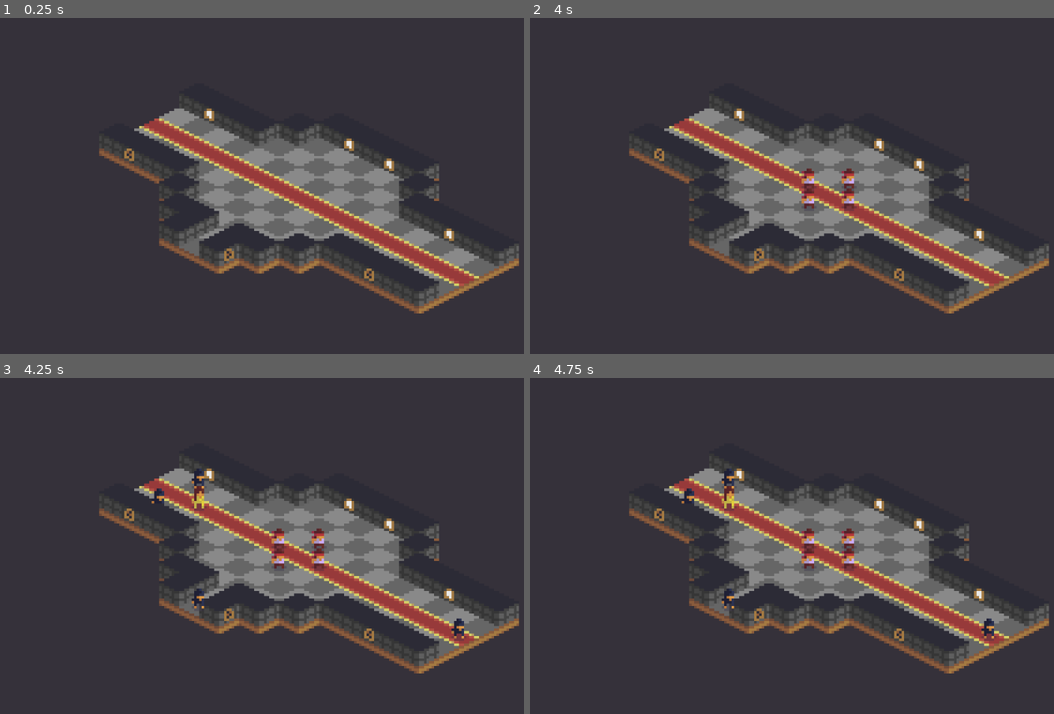
Above: before the commit, frames 1-4 (two rows, left to right).
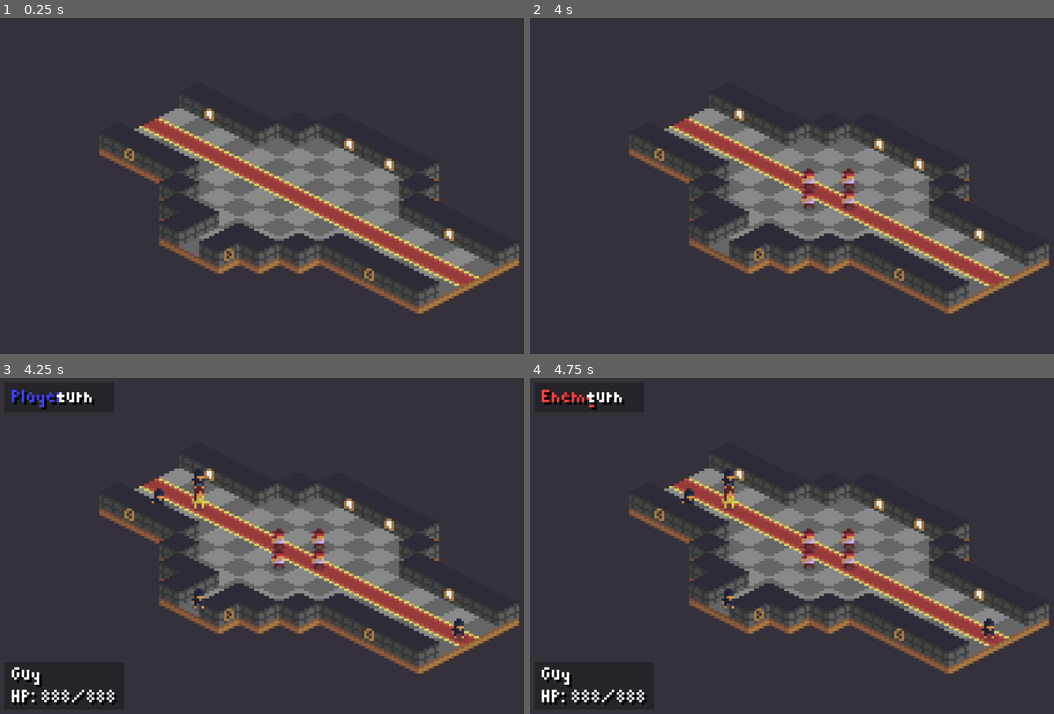
Above: after the commit, the same moments.

Repository: steambap/bit-tactics
Game: Godot game, scene res://scenes/01_castle.tscn
Same seed, same stepped clock (60 frames per second), same inputs: the game is played once before the commit and once after it.
Inputs:
- Up to frame 1 (0.25 s): no input
- Up to frame 2 (4 s): tap Enter (ui_accept) at 0.5, 0.77, 0.8, 1.07, 1.35, 1.52, 1.82, 2.3, 3.02, 3.32 s; hold End (ui_end) 0.53-1.28 s; tap End (ui_end) at 1.55, 2.85 s; hold End (ui_end) 2.03-2.78 s; hold Enter (ui_accept) from 3.53 s (still down)
- Up to frame 3 (4.25 s): keep holding Enter (ui_accept); tap Escape (ui_cancel) at 4.15 s
- Up to frame 4 (4.75 s): release Enter (ui_accept) at 4.28 s; tap End (ui_end) at 4.35 s; tap Enter (ui_accept) at 4.52 s

Frames 1-2 are identical in both runs. In frame 3, 1.1% of the frame differs, in the area x 2-23%, y 3-98%; in frame 4, 1.1%.
Error after the commit: Attempt to call function 'set_text' in base 'null instance' on a null instance. (res://nodes/battle_manager.gd:68)

Commit message:
battle state, not working

Diff:
--- a/actors/actor.gd
+++ b/actors/actor.gd
@@ -36,7 +36,7 @@
 func should_move():
 	return path.size() > 0
 
-func _process(delta):
+func _process(_dt):
 	if isAI && isWaitingForNextStepAI:
 		if nextStepTimerAI <= 0:
 			isWaitingForNextStepAI = false
@@ -212,8 +212,8 @@
 				continue
 
 			#if nothing works, I have to use A* to find out
-			var path = scene.get_mstar().find_path_v(source, pos)
-			if path.size() < 1 || path.size() > move:
+			var pathV = scene.get_mstar().find_path_v(source, pos)
+			if pathV.size() < 1 || pathV.size() > move:
 				continue
 
 			#seems like it's available ;_;
@@ -240,10 +240,10 @@
 
 	for foe in get_foes():
 		var pos = foe.get_map_position()
-		var path = scene.get_mstar().find_path_v(source, pos)
-
-		if path.size() < nearestDistance:
-			nearestDistance = path.size()
+		var pathV = scene.get_mstar().find_path_v(source, pos)
+
+		if pathV.size() < nearestDistance:
+			nearestDistance = pathV.size()
 			nearest = foe
 
 	return nearest
@@ -260,14 +260,14 @@
 	for foe in get_foes():
 		#get its position and find a path to it
 		var pos = foe.get_map_position()
-		var path = scene.get_mstar().find_path_v(source, pos)
+		var pathV = scene.get_mstar().find_path_v(source, pos)
 
 		#if nearest hasn't been set or the distance to THIS guy is lower than the current nearest
-		if path.size() <= distance:
+		if pathV.size() <= distance:
 			#this is the new nearest
 			distance = path.size()
 			nearest = foe
-			n["path"] = path
+			n["path"] = pathV
 			n["actor"] = nearest
 			n["distance"] = distance - 1
 
--- a/cutscenes/move_actor.gd
+++ b/cutscenes/move_actor.gd
@@ -33,7 +33,7 @@
 	manager.content.pop_front()
 	manager.work()
 
-func _process(dt):
+func _process(_dt):
 	if !actorNode.should_move():
 		if shouldWaitArrival:
 			end()
--- a/cutscenes/start_battle.gd
+++ b/cutscenes/start_battle.gd
@@ -5,7 +5,7 @@
 func start(_manager):
 	manager = _manager
 	var Battle = preload("res://nodes/battle_manager.tscn").instance()
-	var battle = manager.scene.add_child(Battle)
+	manager.scene.add_child(Battle)
 
 func end():
 	print(get_name(), " has ended!")
--- a/cutscenes/unhide_actor.gd
+++ b/cutscenes/unhide_actor.gd
@@ -29,7 +29,7 @@
 	manager.content.pop_front()
 	manager.work()
 
-func _process(dt):
+func _process(_dt):
 	var o = _actor.modulate.a
 
 	if o >= 1.0:
--- a/cutscenes/wait.gd
+++ b/cutscenes/wait.gd
@@ -18,7 +18,7 @@
 	manager.work()
 	queue_free()
 
-func _process(dt):
+func _process(_dt):
 	if frames <= 0:
 		end()
 	else:
--- /dev/null
+++ b/nodes/battle_ai.gd
@@ -0,0 +1,66 @@
+extends Node
+var manager
+var friends
+var foes
+var available
+var timer = 30
+var endTimer = 30
+func start():
+	friends = get_friends()
+	available = [] + friends
+	foes = get_foes()
+
+	print("Friends: ", friends.size())
+	print("Foes: ", foes.size())
+
+	make_decision()
+	#set_process(true)
+
+func make_decision():
+	foes = get_foes()
+
+	if foes.size() == 0:
+		set_process(true)
+		endTimer = 30
+		return
+
+	#available = get_available_friends()
+	if available.size() <= 0:
+		set_process(true)
+		endTimer = 30
+		return
+
+	available.back().ai_make_decision(self)
+	available.pop_back()
+
+func _process(_dt):
+	if endTimer <= 0:
+		manager.activate(true)
+		manager.set_turn(0)
+		set_process(false)
+		print("X MARKS THE SPOT ------------------------")
+	else:
+		endTimer -= 1
+
+func get_friends():
+
+	var _f = []
+
+	for actor in manager.scene.get_actors():
+		if actor.group == 1:
+			_f.append(actor)
+
+	return _f
+
+func get_foes():
+
+	var _f = []
+
+	for actor in manager.scene.get_actors():
+		if actor.group != 1:
+			_f.append(actor)
+
+	return _f
+
+func _ready():
+  set_process(false)
--- /dev/null
+++ b/nodes/battle_manager.gd
@@ -0,0 +1,142 @@
+extends Node
+
+onready var scene = get_parent()
+
+var hovered = null
+var active = false
+var turn = 0
+var mstar
+
+var enemyAI
+
+signal has_found_an_actor
+
+func _ready():
+
+	scene.manager = self
+
+	enemyAI = preload("res://nodes/battle_ai.gd").new()
+	enemyAI.manager = self
+	set_turn(0)
+	add_child(enemyAI)
+
+	for a in scene.get_actors():
+		fix_position(a)
+
+	fix_position(get_cursor())
+
+	get_cursor().activate(false)
+
+	$ui/BBBB/turn_panel/turn.set_text(str(get_turn_name(turn)))
+
+	if turn == 0:
+		$ui/BBBB/turn_panel/turn.set("custom_colors/font_color", Color(0.25, 0.25, 1.0, 1.0))
+	else:
+		$ui/BBBB/turn_panel/turn.set("custom_colors/font_color", Color(1.0, 0.25, 0.25, 1.0))
+
+	set_process_input(true)
+
+func set_turn(_turn):
+	for actor in scene.get_actors():
+		actor.set_gray(false)
+		actor.state = 0
+
+	turn = _turn
+	$ui/BBBB/turn_panel/turn.set_text(str(get_turn_name(turn)))
+
+	if turn == 0:
+		$ui/BBBB/turn_panel/turn.set("custom_colors/font_color", Color(0.25, 0.25, 1.0, 1.0))
+	else:
+		$ui/BBBB/turn_panel/turn.set("custom_colors/font_color", Color(1.0, 0.25, 0.25, 1.0))
+
+	print("Turn has changed to ", turn)
+
+	get_cursor().activate(turn == 0)
+
+func get_turn_name(_turn):
+	if _turn == 0:
+		return "Player"
+	else:
+		return "Enemy"
+
+func _input(ev):
+	#print("SD")
+	if ev.is_action_pressed("ui_end"):
+		if turn == 0:
+			set_turn(1)
+			activate(false)
+			get_node("userInterface/BBBB/turnPanel/turn").set_text(str(get_turn_name(turn)))
+
+			if turn == 0:
+				get_node("userInterface/BBBB/turnPanel/turn").set("custom_colors/font_color", Color(0.25, 0.25, 1.0, 1.0))
+			else:
+				get_node("userInterface/BBBB/turnPanel/turn").set("custom_colors/font_color", Color(1.0, 0.25, 0.25, 1.0))
+
+			print("Turn has changed to ", turn)
+
+			enemyAI.start()
+			get_tree().set_input_as_handled()
+
+func get_scene():
+	return scene
+
+func get_cursor():
+	return $cursor
+
+func fix_position(node):
+	var terrain = scene.get_terrain()
+
+	var m = terrain.world_to_map(node.position)
+	var w = terrain.map_to_world(m)
+
+	node.position = w + Vector2(0, terrain.get_cell_size().y * 0.5)
+
+func map_to_world_fixed(position):
+	var terrain = scene.get_terrain()
+	return terrain.map_to_world(position) + Vector2(0, terrain.get_cell_size().y * 0.5)
+
+func _on_cursor_has_moved(sender):
+	if active:
+		print("UUUU")
+
+		var cursorPosM = scene.get_terrain().world_to_map(sender.position)
+
+		for actor in scene.get_actors():
+			var actorPosM = scene.get_terrain().world_to_map(actor.position)
+
+			if cursorPosM == actorPosM:
+				print("The cursor has found an actor!")
+				hovered = actor
+				emit_signal("has_found_an_actor", hovered)
+
+				return
+
+		hovered = null
+		emit_signal("has_found_an_actor", hovered)
+	else:
+		print("AAAA")
+
+func _on_cursor_has_clicked(sender):
+	if active && hovered:
+		if hovered.state == 0:
+			activate(false)
+			sender.activate(false)
+			var _moveState = preload("res://nodes/battle_state_move.tscn").instance()
+			_moveState.actor = hovered
+			add_child(_moveState)
+		elif hovered.state == 1:
+			activate(false)
+			sender.activate(false)
+			var _actState = preload("res://nodes/battle_state_act.tscn").instance()
+			_actState.actor = hovered
+			add_child(_actState)
+
+func activate(enable):
+	print("BattleManager state changed to ", enable, ".")
+	active = enable
+
+func _on_letTheBattle_intro_has_ended():
+	activate(true)
+	get_cursor().set_hidden(false)
+	get_cursor().activate(true)
+	pass # replace with function body
--- a/nodes/battle_manager.tscn
+++ b/nodes/battle_manager.tscn
@@ -1,3 +1,199 @@
-[gd_scene format=2]
+[gd_scene load_steps=9 format=2]
+
+[ext_resource path="res://nodes/battle_manager.gd" type="Script" id=1]
+[ext_resource path="res://fonts/pixelated.ttf" type="DynamicFontData" id=2]
+
+[sub_resource type="GDScript" id=1]
+script/source = "extends Sprite
+
+onready var manager = get_parent()
+var active = true
+
+signal has_moved
+signal has_clicked
+
+func _ready():
+	set_process_input(true)
+	pass
+
+func _input(ev):
+	if active:
+		var terrain = manager.get_scene().get_terrain_collider()
+		var pos = terrain.world_to_map(self.position)
+		var cellSize = terrain.get_cell_size()
+
+		if ev.is_action_pressed(\"ui_right\"):
+			if terrain.get_cellv(pos + Vector2(1, 0)) < 0:
+				translate(Vector2(cellSize.x * 0.5, cellSize.y * 0.5))
+				emit_signal(\"has_moved\", self)
+				get_tree().set_input_as_handled()
+
+		elif ev.is_action_pressed(\"ui_left\"):
+			if terrain.get_cellv(pos - Vector2(1, 0)) < 0:
+				translate(-Vector2(cellSize.x * 0.5, cellSize.y * 0.5))
+				emit_signal(\"has_moved\", self)
+				get_tree().set_input_as_handled()
+
+		elif ev.is_action_pressed(\"ui_down\"):
+			if terrain.get_cellv(pos + Vector2(0, 1)) < 0:
+				translate(Vector2(-cellSize.x * 0.5, cellSize.y * 0.5))
+				emit_signal(\"has_moved\", self)
+				get_tree().set_input_as_handled()
+
+		elif ev.is_action_pressed(\"ui_up\"):
+			if terrain.get_cellv(pos - Vector2(0, 1)) < 0:
+				translate(-Vector2(-cellSize.x * 0.5, cellSize.y * 0.5))
+				emit_signal(\"has_moved\", self)
+				get_tree().set_input_as_handled()
+
+		elif ev.is_action_pressed(\"ui_accept\"):
+			emit_signal(\"has_clicked\", self)
+			get_tree().set_input_as_handled()
+
+func activate(enable):
+	print(\"Cursor state changed to \", enable, \".\")
+	active = enable
+"
+
+[sub_resource type="DynamicFont" id=2]
+size = 8
+font_data = ExtResource( 2 )
+
+[sub_resource type="DynamicFont" id=3]
+size = 8
+font_data = ExtResource( 2 )
+
+[sub_resource type="DynamicFont" id=4]
+size = 8
+font_data = ExtResource( 2 )
+
+[sub_resource type="DynamicFont" id=5]
+size = 8
+font_data = ExtResource( 2 )
+
+[sub_resource type="DynamicFont" id=6]
+size = 8
+font_data = ExtResource( 2 )
 
 [node name="battle" type="Node"]
+script = ExtResource( 1 )
+
+[node name="cursor" type="Sprite" parent="."]
+visible = false
+position = Vector2( 24, 56 )
+z_index = -1
+script = SubResource( 1 )
+
+[node name="ui" type="CanvasLayer" parent="."]
+
+[node name="BEBE" type="Control" parent="ui"]
+rect_scale = Vector2( 4, 4 )
+__meta__ = {
+"_edit_use_anchors_": false
+}
+
+[node name="actor_info" type="Panel" parent="ui/BEBE"]
+margin_left = 2.0
+margin_top = 114.0
+margin_right = 50.0
+margin_bottom = 133.0
+size_flags_horizontal = 2
+size_flags_vertical = 2
+
+[node name="name" type="Label" parent="ui/BEBE/actor_info"]
+margin_left = 3.0
+margin_right = 40.0
+margin_bottom = 9.0
+size_flags_horizontal = 2
+size_flags_vertical = 0
+custom_fonts/font = SubResource( 2 )
+custom_colors/font_color_shadow = Color( 0, 0, 0, 1 )
+text = "Guy"
+
+[node name="health" type="Label" parent="ui/BEBE/actor_info"]
+margin_left = 3.0
+margin_top = 9.0
+margin_right = 43.0
+margin_bottom = 23.0
+size_flags_horizontal = 2
+size_flags_vertical = 0
+custom_fonts/font = SubResource( 3 )
+custom_colors/font_color_shadow = Color( 0, 0, 0, 1 )
+text = "HP:"
+
+[node name="value" type="Label" parent="ui/BEBE/actor_info/health"]
+margin_left = 12.0
+margin_right = 52.0
+margin_bottom = 14.0
+size_flags_horizontal = 2
+size_flags_vertical = 0
+custom_fonts/font = SubResource( 4 )
+custom_colors/font_color_shadow = Color( 0, 0, 0, 1 )
+text = "888/888"
+
+[node name="BBEE" type="Control" parent="ui"]
+anchor_right = 1.0
+anchor_bottom = 1.0
+margin_right = 40.0
+margin_bottom = 40.0
+__meta__ = {
+"_edit_use_anchors_": false
+}
+
+[node name="target2" type="Position2D" parent="ui/BBEE"]
+position = Vector2( 116.669, 61.612 )
+z_as_relative = false
+
+[node name="target2b" type="Position2D" parent="ui/BBEE"]
+position = Vector2( 55.245, -21.669 )
+z_as_relative = false
+
+[node name="BBBB" type="Control" parent="ui"]
+margin_right = 240.0
+margin_bottom = 135.0
+rect_scale = Vector2( 4, 4 )
+size_flags_horizontal = 2
+size_flags_vertical = 2
+__meta__ = {
+"_edit_use_anchors_": false
+}
+
+[node name="turn_panel" type="Panel" parent="ui/BBBB"]
+margin_left = 2.0
+margin_top = 2.0
+margin_right = 46.0
+margin_bottom = 14.0
+size_flags_horizontal = 2
+size_flags_vertical = 2
+
+[node name="turn" type="Label" parent="ui/BBBB/turn_panel"]
+margin_left = 3.0
+margin_top = 1.0
+margin_right = 31.0
+margin_bottom = 10.0
+size_flags_horizontal = 2
+size_flags_vertical = 0
+custom_fonts/font = SubResource( 5 )
+custom_colors/font_color_shadow = Color( 0, 0, 0, 1 )
+text = "Player"
+
+[node name="turn_post" type="Label" parent="ui/BBBB/turn_panel/turn"]
+anchor_left = 0.5
+anchor_right = 1.0
+margin_left = 4.0
+margin_right = -15.0
+margin_bottom = 9.0
+custom_fonts/font = SubResource( 6 )
+custom_colors/font_color_shadow = Color( 0, 0, 0, 1 )
+text = "turn"
+
+[node name="EEEE" type="Control" parent="ui"]
+visible = false
+margin_right = 240.0
+margin_bottom = 135.0
+rect_scale = Vector2( 4, 4 )
+size_flags_horizontal = 2
+size_flags_vertical = 2
+__meta__ = {
+"_edit_use_anchors_": false
+}
--- /dev/null
+++ b/nodes/battle_state_act.gd
@@ -0,0 +1,83 @@
+extends Node2D
+
+var Marker = preload("res://nodes/move_marker.tscn")
+
+onready var manager = get_parent()
+var frame = 0
+var time = 12
+var actor
+
+func _ready():
+	print("ACT state started, my actor: ", actor.actorName, ". Move: ", actor.move)
+
+	var terrain = manager.get_scene().get_terrain()
+	var source = terrain.world_to_map(actor.position)
+
+	for x in range(max(1, source.x - actor.attackRange), source.x + actor.attackRange + 1):
+		for y in range(max(1, source.y - actor.attackRange), source.y + actor.attackRange + 1):
+			var pos = Vector2(x, y)
+
+			if pos == source:
+				continue
+
+			if terrain.get_cell(x, y) < 0:
+				continue
+
+			var difference = pos - source
+			if abs(difference.x) + abs(difference.y) > actor.attackRange:
+				continue
+
+			add_marker_at(pos)
+
+	manager.get_cursor().activate(true)
+	set_process_input(true)
+	set_process(true)
+
+func add_marker_at(pos):
+	var marker
+	marker = Marker.instance()
+	add_child(marker)
+	marker.position = manager.map_to_world_fixed(pos)
+	marker.set_frame(1)
+
+func _input(ev):
+	if ev.is_action_pressed("ui_cancel"):
+		finish()
+	elif ev.is_action_pressed("ui_accept"):
+		#print("AIUSHDIA")
+
+		start()
+
+func finish():
+	manager.get_cursor().position = actor.position
+	manager.activate(true)
+	queue_free()
+
+func start():
+	var terrain = manager.get_scene().get_terrain()
+	var cursor = manager.get_cursor()
+	var cursorPos = terrain.world_to_map(cursor.position)
+
+	for m in get_children():
+
+		var mp = terrain.world_to_map(m.position)
+
+		if mp == cursorPos:
+			for a in manager.scene.get_actors():
+				if terrain.world_to_map(a.position) == cursorPos:
+					actor.set_gray(true)
+					actor.state += 1
+
+					actor.attack(a)
+
+					finish()
+
+					get_tree().set_input_as_handled()
+					return
+
+func is_free(list, terrain, source):
+	for A in list:
+		var pos = terrain.world_to_map(A.position)
+		if pos == source:
+			return false
+	return true
--- /dev/null
+++ b/nodes/battle_state_act.tscn
@@ -0,0 +1,6 @@
+[gd_scene load_steps=2 format=2]
+
+[ext_resource path="res://nodes/battle_state_act.gd" type="Script" id=1]
+
+[node name="act_state" type="Node2D"]
+script = ExtResource( 1 )
--- /dev/null
+++ b/nodes/battle_state_move.gd
@@ -0,0 +1,73 @@
+extends Node2D
+
+var Marker = preload("res://nodes/move_marker.tscn")
+
+onready var manager = get_parent()
+var frame = 0
+var time = 12
+var actor
+
+func _ready():
+	print("Move state started, my actor: ", actor.actorName, ". Move: ", actor.move)
+
+	var terrain = manager.get_scene().get_terrain()
+	var actors = manager.scene.get_actors()
+
+	for a in actors:
+		if a.group != actor.group:
+			manager.get_scene().get_mstar().forbidv(terrain.world_to_map(a.position))
+
+	for m in actor.get_movable_panels():
+		add_marker_at(m)
+
+	for m in get_children():
+		for a in actors:
+			if a != actor:
+				if terrain.world_to_map(m.position) == terrain.world_to_map(a.position):
+					m.queue_free()
+
+	for a in actors:
+		if a.group != actor.group:
+			manager.scene.get_mstar().freecv(terrain.world_to_map(a.position))
+
+	manager.get_cursor().activate(true)
+	set_process_input(true)
+	set_process(true)
+
+func add_marker_at(pos):
+	var marker
+	marker = Marker.instance()
+	add_child(marker)
+	marker.position = manager.map_to_world_fixed(pos)
+
+func _input(ev):
+	if ev.is_action_pressed("ui_cancel"):
+		finish()
+	elif ev.is_action_pressed("ui_accept"):
+		#print("AIUSHDIA")
+
+		start()
+
+func finish():
+	manager.activate(true)
+	queue_free()
+
+func start():
+	var cursor = manager.get_cursor()
+	var terrain = manager.get_scene().get_terrain()
+	var cursorPos = terrain.world_to_map(cursor.position)
+
+	for m in get_children():
+		if terrain.world_to_map(m.position) == cursorPos:
+			actor.find_path_to(cursorPos)
+			actor.state += 1
+			finish()
+			get_tree().set_input_as_handled()
+			break
+
+func is_free(list, terrain, source):
+	for A in list:
+		var pos = terrain.world_to_map(A.position)
+		if pos == source:
+			return false
+	return true
--- /dev/null
+++ b/nodes/battle_state_move.tscn
@@ -0,0 +1,7 @@
+[gd_scene load_steps=2 format=2]
+
+[ext_resource path="res://nodes/battle_state_move.gd" type="Script" id=1]
+
+[node name="move_state" type="Node2D"]
+z_index = -1
+script = ExtResource( 1 )
--- a/nodes/damage_popup.gd
+++ b/nodes/damage_popup.gd
@@ -7,7 +7,7 @@
 func _ready():
 	goalY = self.global_position - Vector2(0, 12)
 
-func _process(dt):
+func _process(_dt):
 	if !toDie:
 		var motion = goalY - self.global_position
 		translate(motion / 8)
--- /dev/null
+++ b/nodes/move_marker.tscn
@@ -0,0 +1,8 @@
+[gd_scene load_steps=2 format=2]
+
+[ext_resource path="res://nodes/marker_move.png" type="Texture" id=1]
+
+[node name="marker0" type="Sprite"]
+position = Vector2( 24, 48 )
+texture = ExtResource( 1 )
+hframes = 5
--- a/scenes/01_castle.tscn
+++ b/scenes/01_castle.tscn
@@ -14,6 +14,7 @@
 [ext_resource path="res://cutscenes/start_dialogue.tscn" type="PackedScene" id=12]
 [ext_resource path="res://cutscenes/teleport_actor.tscn" type="PackedScene" id=13]
 [ext_resource path="res://actors/ninja.tscn" type="PackedScene" id=14]
+[ext_resource path="res://cutscenes/start_battle.tscn" type="PackedScene" id=15]
 
 [node name="scene" type="Node"]
 script = ExtResource( 5 )
@@ -218,3 +219,5 @@
 
 [node name="wait_45f2" parent="castle_intro" instance=ExtResource( 8 )]
 frames = 45
+
+[node name="start_battle" parent="castle_intro" instance=ExtResource( 15 )]
Binary file added: nodes/cursor.png
Not shown, added: nodes/cursor.png.import
Binary file added: nodes/marker_move.png
Not shown, added: nodes/marker_move.png.import
Not shown: 1 places in scenes/01_castle.tscn that only renumber resources
